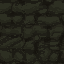
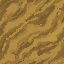
Comparing the layer stacks of the two 64 x 64 images. Changes:
pixels changed over [left=0, top=0, right=64, bottom=64] (layer not identified)
